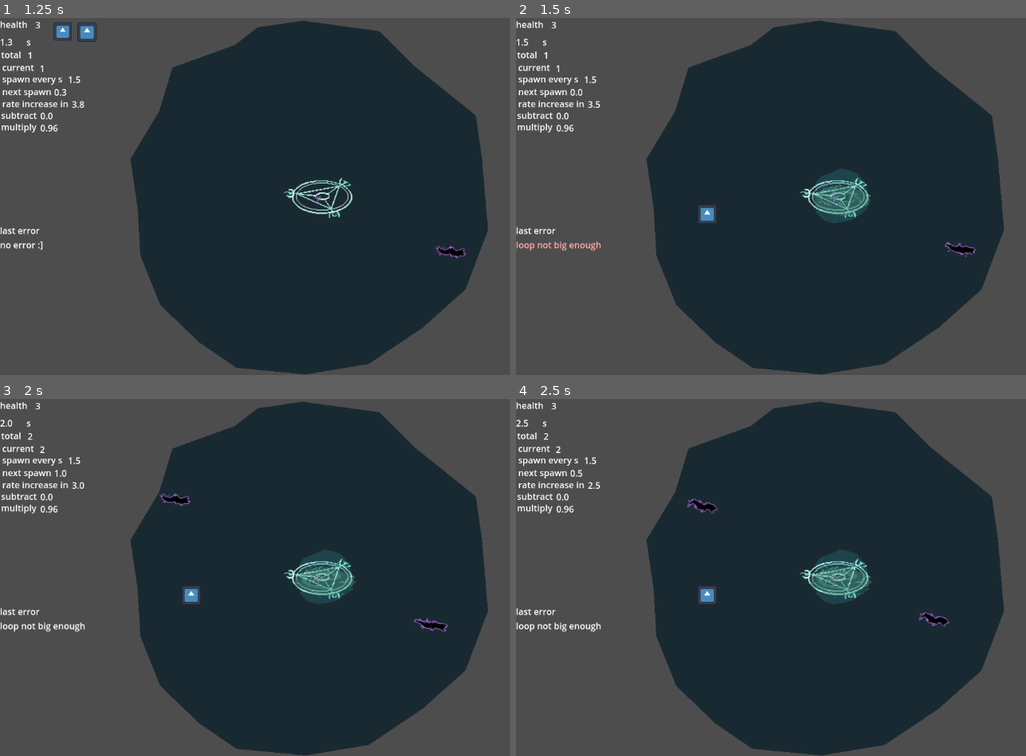
Above: before the commit, frames 1-4 (two rows, left to right).
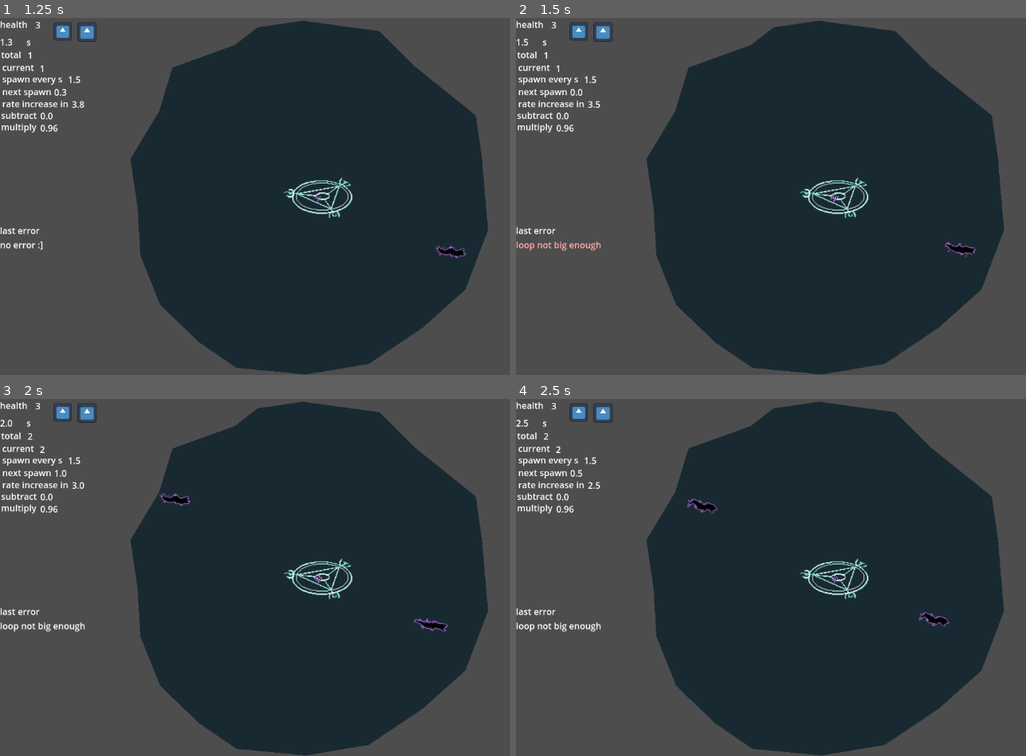
Above: after the commit, the same moments.

Repository: alifeee/loop
Game: Godot game, scene res://scenes/main.tscn
Two runs of this game, one before a commit and one after it. Both use one fixed random seed, a clock stepped at 60 frames per second and the inputs below. The engine's default icon, where the game draws it, is replaced by a stand-in: a white triangle on a blue panel in a dark square.
Inputs (mouse positions are in pixels of both pictures, inside the frame that each line leads up to):
- Up to frame 1 (1.25 s): move the mouse to (459, 178) at 0.52 s; press the mouse at (459, 178) at 0.53 s
- Up to frame 2 (1.5 s): move the mouse to (704, 214) at 1.27 s; release the mouse at (704, 214) at 1.28 s; click (704, 214) at 1.35 s
- Up to frame 3 (2 s): no input
- Up to frame 4 (2.5 s): move the mouse to (898, 498) at 2.02 s; press the mouse at (898, 498) at 2.03 s

Frame 1 is identical in both runs. In frame 2, 1.5% of the frame differs, in the area x 10-70%, y 1-58%; in frame 3, 1.5%; in frame 4, 1.5%.

Commit message:
calc polygon area for loop drawing

Diff:
--- a/scenes/loop_segment.tscn
+++ b/scenes/loop_segment.tscn
@@ -39,4 +39,4 @@
 [node name="LoopSegment" type="AnimatedSprite2D"]
 sprite_frames = SubResource("SpriteFrames_m5s2p")
 autoplay = "default"
-frame_progress = 0.369868
+frame_progress = 0.748191
--- a/scenes/main.tscn
+++ b/scenes/main.tscn
@@ -299,11 +299,13 @@
 metadata/_edit_use_anchors_ = true
 
 [node name="HealthLabel" type="Label" parent="CanvasLayer/stats"]
+layout_mode = 0
 offset_right = 40.0
 offset_bottom = 23.0
 text = "health"
 
 [node name="Health" type="Label" parent="CanvasLayer/stats"]
+layout_mode = 0
 offset_left = 64.0
 offset_top = 1.0
 offset_right = 104.0
--- a/scripts/demon.gd
+++ b/scripts/demon.gd
@@ -3,7 +3,7 @@
 
 @export var sprite: AnimatedSprite2D
 @export var walk_angle: float
-@export var walk_speed: float
+@export var walk_speed: float = 50
 var health: float = 100
 var dead: bool = false
 var hittween: Tween
--- a/scripts/globals.gd
+++ b/scripts/globals.gd
@@ -40,3 +40,29 @@
 	if player_health <= 0:
 		endgame()
 	player_hit.emit()
+
+func calc_polygon_area(coords) -> float:
+	# coords is Array[Vector2]
+	# from https://www.wikihow.com/Calculate-the-Area-of-a-Polygon
+	#print(coords)
+	var sum1 = 0
+	var sum2 = 0
+	for i in range(len(coords)):
+		#print("loop ", i)
+		var mod = len(coords)
+		var i1 = (i) % mod
+		var i2 = (i + 1) % mod
+		#print("grab 1 xi ", i1, "  yi ", i2)
+		#print("  (", coords[i1].x, " and ", coords[i2].y, ")")
+		#print("  mult ", coords[i1].x * coords[i2].y)
+		sum1 += (coords[i1].x * coords[i2].y)
+		var j1 = (i + 1) % mod
+		var j2 = (i) % mod
+		#print("grab 2 xi ", j1, "  yi ", j2)
+		#print("  (", coords[j1].x, " and ", coords[j2].y, ")")
+		#print("  mult ", coords[j1].x * coords[j2].y)
+		sum2 += (coords[j1].x * coords[j2].y)
+	#print("sum1: ", sum1)
+	#print("sum2: ", sum2)
+	#print((sum1 - sum2) / 2)
+	return (sum1 - sum2) / 2
--- a/scripts/player.gd
+++ b/scripts/player.gd
@@ -52,18 +52,27 @@
 			for pos in mouse_positions:
 				centroid = centroid + (pos / len(mouse_positions))
 			# loop checks
-			print(mouse_positions)
-			var loop_rect = Rect2(mouse_positions[0], Vector2(0,0))
-			for mouse_position in mouse_positions:
-				loop_rect = loop_rect.expand(mouse_position)
-			var rect_area = loop_rect.get_area()
-			print("position:", loop_rect.position)
-			print("end:", loop_rect.end)
-			print("area:", rect_area)
-			$position.position = loop_rect.position
-			$end.position = loop_rect.end
-			if rect_area > LOOP_MIN_AREA:
-				# move loop and trigger actions
+
+			#### RECTANGLE SIZING ####
+			if false:
+				var loop_rect = Rect2(mouse_positions[0], Vector2(0,0))
+				for mouse_position in mouse_positions:
+					loop_rect = loop_rect.expand(mouse_position)
+				var rect_area = loop_rect.get_area()
+				print("position:", loop_rect.position)
+				print("end:", loop_rect.end)
+				print("area:", rect_area)
+				print("polgon area!")
+				$position.position = loop_rect.position
+				$end.position = loop_rect.end
+				if rect_area > LOOP_MIN_AREA:
+					# move loop and trigger actions
+					do_loop_damage(centroid, LOOP_RADIUS)
+				else:
+					error.emit("loop not big enough")
+			#### POLYGON SIZING ####
+			var polygon_area = Globals.calc_polygon_area(mouse_positions)
+			if polygon_area > LOOP_MIN_AREA:
 				do_loop_damage(centroid, LOOP_RADIUS)
 			else:
 				error.emit("loop not big enough")
@@ -76,7 +85,7 @@
 		loop_segments = []
 	# continue looping !
 	elif event is InputEventMouseMotion and is_held:
-		print(event)
+		#print(event)
 		var last_position = mouse_positions[-1]
 		var this_position = event.position
 		if this_position.distance_to(last_position) > LOOP_SPRITE_DISTANCE:
--- a/scripts/test.gd
+++ b/scripts/test.gd
@@ -1,5 +1,11 @@
 extends Node2D
 
-func _process(delta: float) -> void:
-	print("areas", $Loop1.get_overlapping_areas())
-	print("bodies", $Loop1.get_overlapping_bodies())
+func _ready():
+	var coords = [
+		Vector2(-3, -2),
+		Vector2(-1, 4),
+		Vector2(6, 1),
+		Vector2(3, 10),
+		Vector2(-4, 9)
+	]
+	print(Globals.calc_polygon_area(coords))
